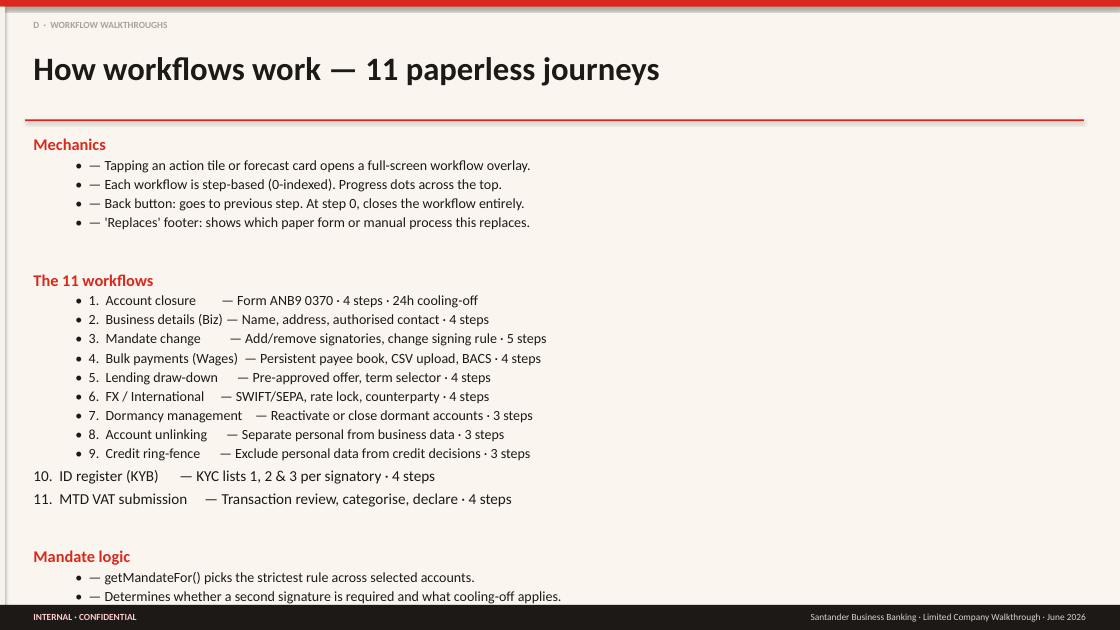
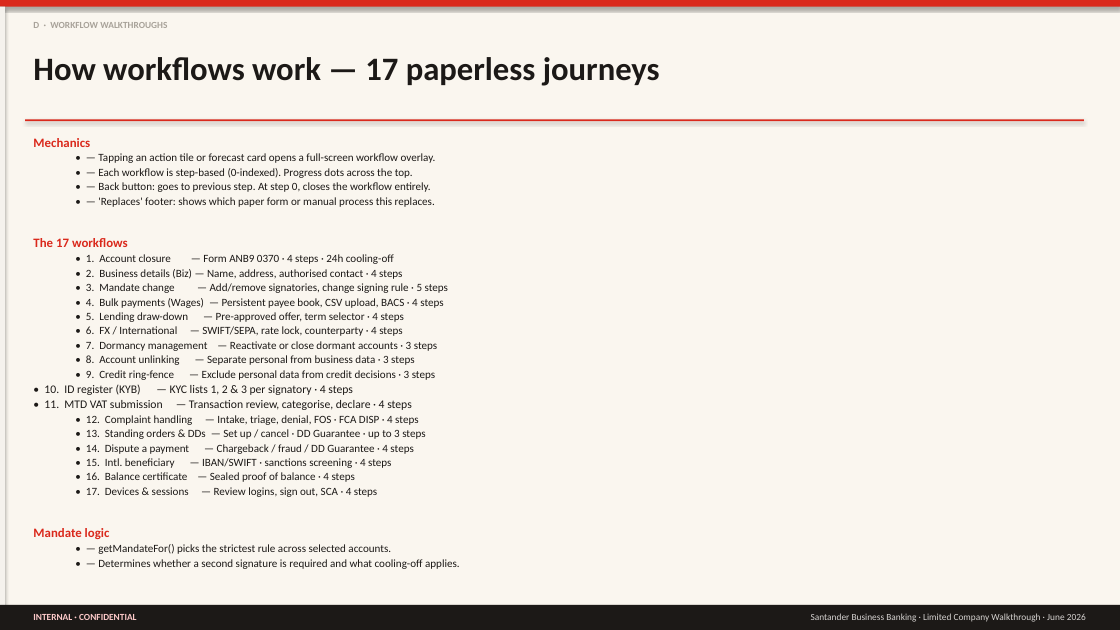
Before and after one commit to imscots-ui/santander, a slide deck: slide 22 of Santander_LimitedCompany_Walkthrough.pptx. Drawn at 1120x630 pixels with LibreOffice and Linux fonts; fonts in the diff are those of the drawing. Boxes give left, top, right and bottom in pixels: in the first picture for what was removed or moved away, otherwise in the second. Text is boxed around its words. In the diff, an @@ line names an element or a change of style, - is before the commit and + after.

```diff
--- a/Santander_LimitedCompany_Walkthrough.pptx
+++ b/Santander_LimitedCompany_Walkthrough.pptx
@@ text at (33,57,660,86): text changed @@
-How workflows work — 11 paperless journeys
+How workflows work — 17 paperless journeys
@@ text at (33,138,460,569): size 14 to 11 pt in "Mechanics", "Mandate logic"; size 12 to 9.5 pt in "• — Tapping an action tile or ...", "• — Each workflow is step-based (0-indexed). ...", "• — Back button: goes to previous ...", "• — 'Replaces' footer: shows which paper ..." and 11 more places; less space between paragraphs @@
@@ text at (33,238,128,247): text changed; size 14 to 11 pt @@
-The 11 workflows
+The 17 workflows
@@ text at (44,385,425,497): text changed; size 13 to 9.5 pt @@
-10. ID register (KYB) — KYC lists 1, 2 & 3 per signatory · 4 steps
-11. MTD VAT submission — Transaction review, categorise, declare · 4 steps
+• 10. ID register (KYB) — KYC lists 1, 2 & 3 per signatory · 4 steps
+• 11. MTD VAT submission — Transaction review, categorise, declare · 4 steps
+  • 12. Complaint handling — Intake, triage, denial, FOS · FCA DISP · 4 steps
+  • 13. Standing orders & DDs — Set up / cancel · DD Guarantee · up to 3 steps
+  • 14. Dispute a payment — Chargeback / fraud / DD Guarantee · 4 steps
+  • 15. Intl. beneficiary — IBAN/SWIFT · sanctions screening · 4 steps
+  • 16. Balance certificate — Sealed proof of balance · 4 steps
+  • 17. Devices & sessions — Review logins, sign out, SCA · 4 steps
```
Also in this commit, not shown: 2 other slides changed, 5 other files.
